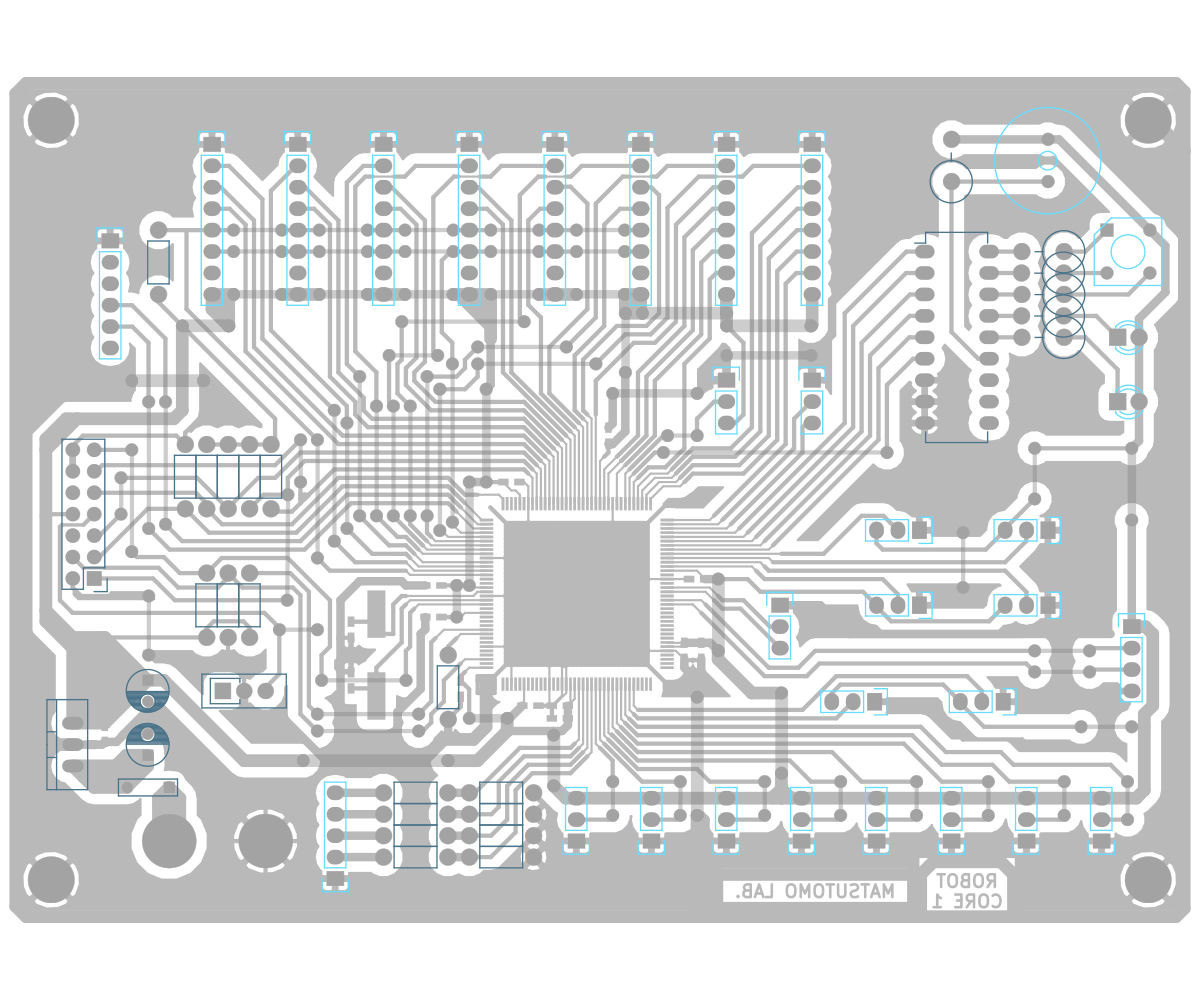
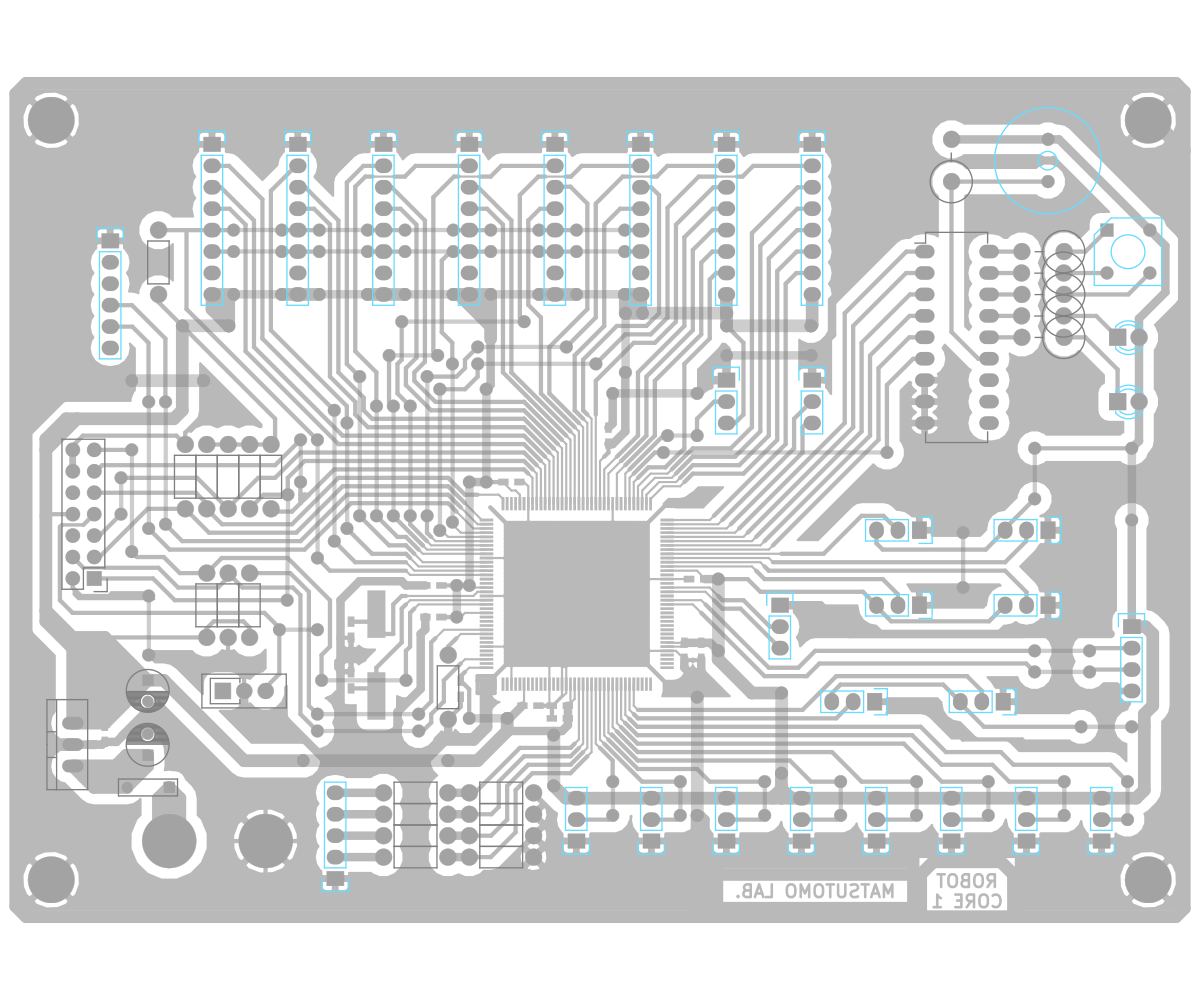
Revision of a layered w=1200, h=1000 image; what changed, layer by layer:
painted on "RobotCore1-F.SilkS" over [46, 152, 1086, 869]
